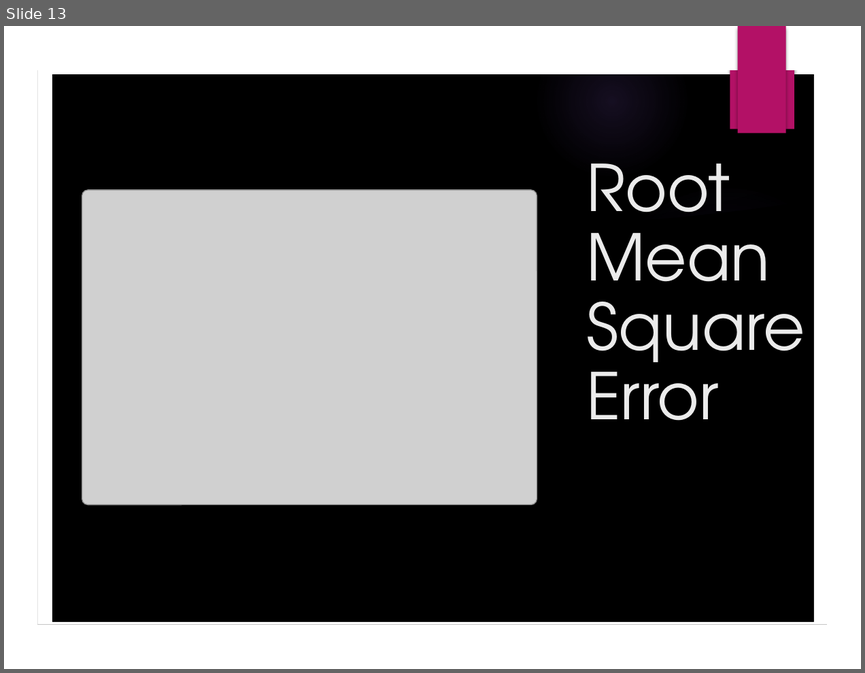
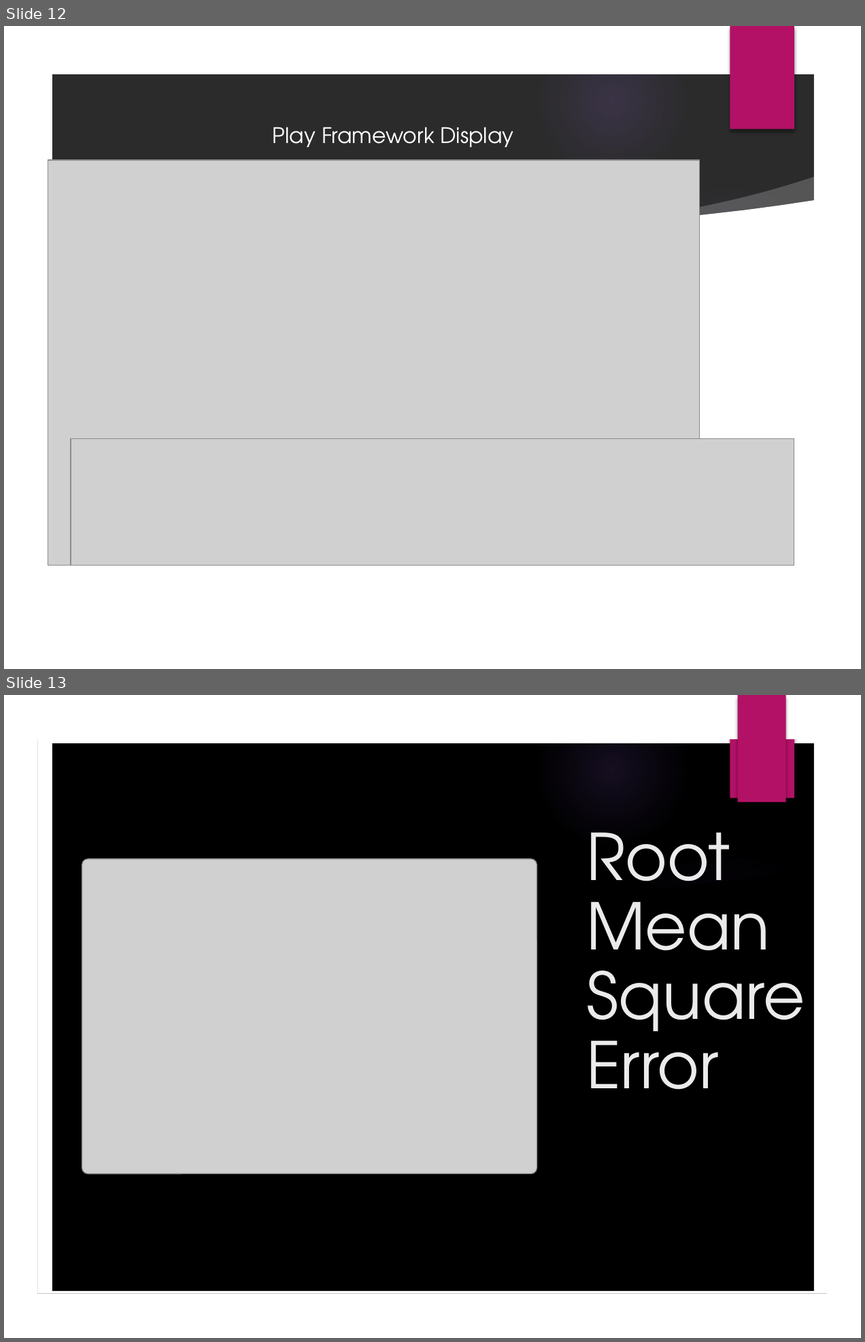
Before and after one commit to yingy4/csye7200-spring2018-group9, a slide deck: presentation/Final_Presentation _Team 9.pptx. Shown one above the other, each under a label of ours: slide 13 before the commit, slides 12 and 13 after it. The pictures are 865x673 and 865x1342 pixels, drawn with LibreOffice and Linux fonts; fonts in the diff are those of the drawing; grey boxes stand for pictures; background and template pictures are left out; a plain dark background stands for a picture behind light text. Boxes give left, top, right and bottom in pixels: in the first picture for what was removed or moved away, otherwise in the second. Text is boxed around its words. In the diff, an @@ line names an element or a change of style, - is before the commit and + after.

```diff
--- a/presentation/Final_Presentation _Team 9.pptx
+++ b/presentation/Final_Presentation _Team 9.pptx
@@ slide 12 added at [4, 26, 861, 669], background picture (left out); not listed: 7 template elements that a slide beside it also shows @@
@@ text added at [273, 127, 514, 147], 18 pt, text #FFFFFF @@
+Play Framework Display
@@ picture added at [48, 160, 699, 565] @@
@@ freeform shape added at [600, 175, 824, 243], fill #FFFFFF at 20% opacity @@
@@ freeform shape added at [50, 200, 815, 625], fill #FFFFFF @@
@@ picture added at [71, 439, 794, 566] @@
```
Also in this commit, not shown: 4 slides changed, 1 slide removed, 1 other file.
